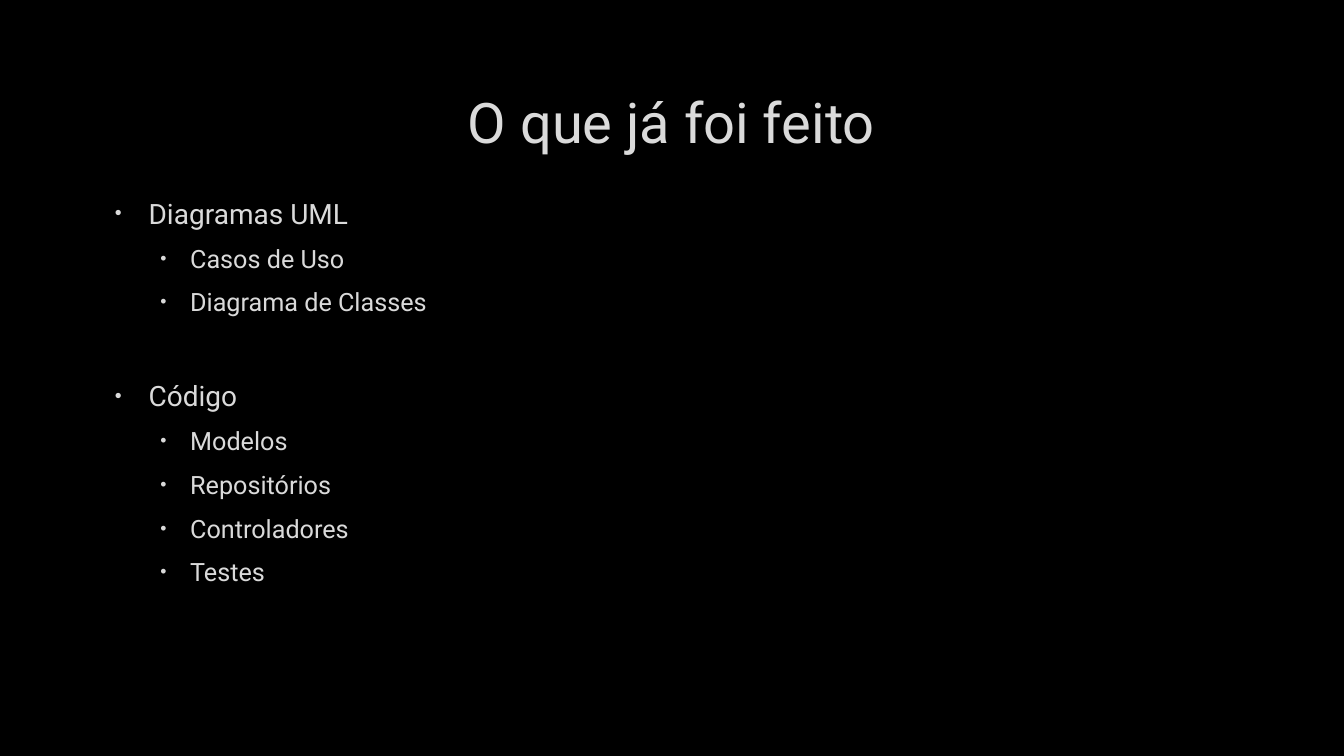
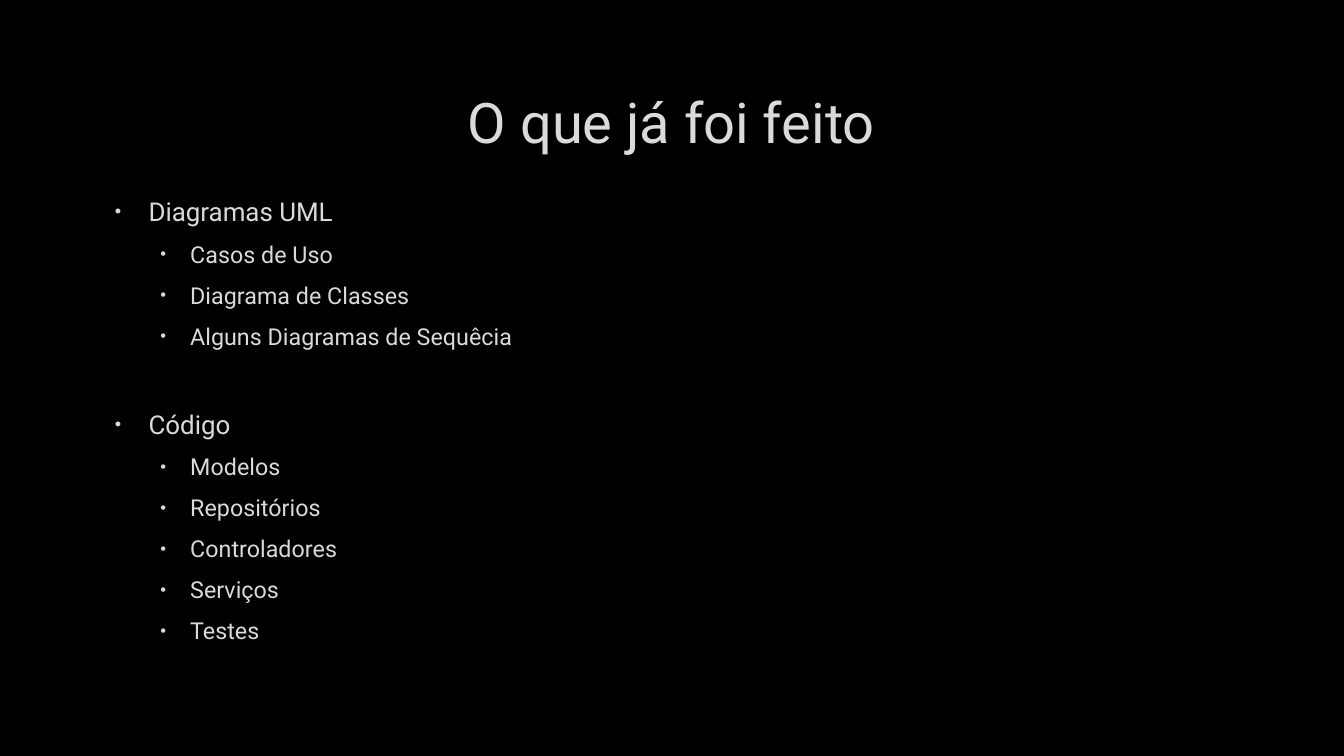
Before and after one commit to dba98/PExp, a slide deck: slide 2 of Primeira-Apresentação.pptx. Drawn at 1344x756 pixels with LibreOffice and Linux fonts; fonts in the diff are those of the drawing; background and template pictures are left out. Boxes give left, top, right and bottom in pixels: in the first picture for what was removed or moved away, otherwise in the second. Text is boxed around its words. In the diff, an @@ line names an element or a change of style, - is before the commit and + after.

Commit message:
Alterações Diversas
Apresentação de Engenharia de Software e Diagramas de Classes

```diff
--- a/Primeira-Apresentação.pptx
+++ b/Primeira-Apresentação.pptx
@@ text at [149, 202, 409, 640]: size 20 to 18.5 pt in "Diagramas UML", "Código"; size 18 to 16.6 pt in "Casos de Uso", "Diagrama de Classes", "Modelos", "Repositórios" and 2 more places @@
@@ text at [190, 327, 512, 350]: paragraph added @@
+  • Alguns Diagramas de Sequêcia
@@ text at [190, 581, 279, 603]: paragraph added @@
+  • Serviços
```
Also in this commit, not shown: 1 other slide changed, 1 slide added, 5 other files.
